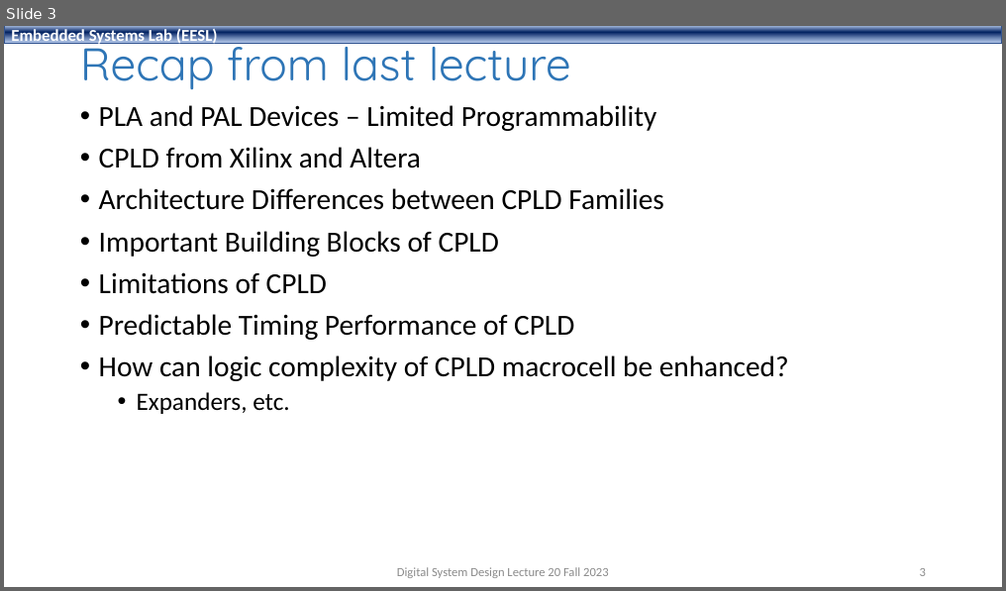
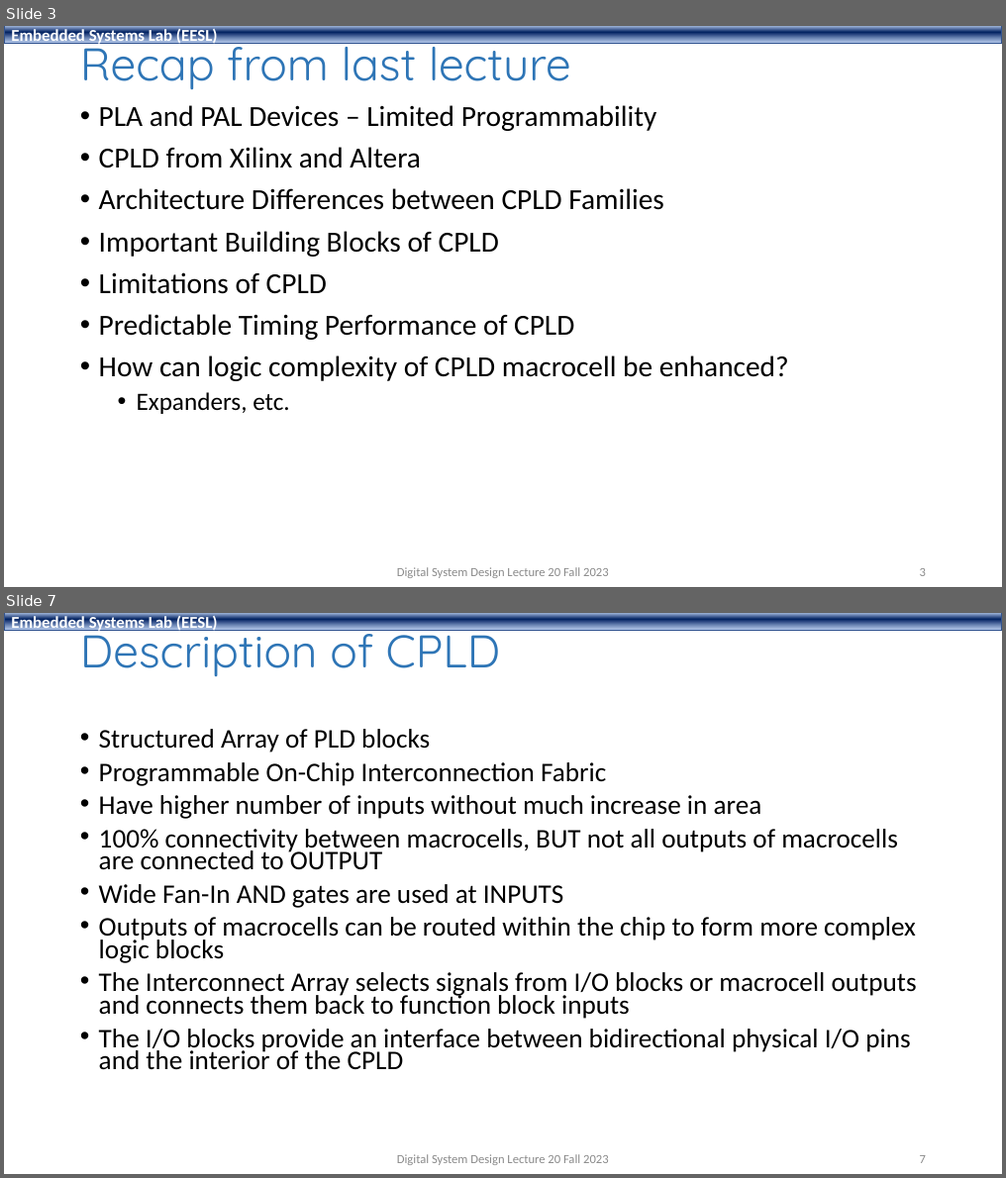
Before and after one commit to shahidmasud/shahidmasud.github.io, a slide deck: DSD_Lec20_Fall2023.ppsx. Shown one above the other, each under a label of ours: slide 3 before the commit, slides 3 and 7 after it; the slides between them are not shown. The pictures are 1006x591 and 1006x1178 pixels, drawn with LibreOffice and Linux fonts; fonts in the diff are those of the drawing; background and template pictures are left out. Boxes give left, top, right and bottom in pixels: in the first picture for what was removed or moved away, otherwise in the second. Text is boxed around its words. In the diff, an @@ line names an element or a change of style, - is before the commit and + after.

```diff
--- a/DSD_Lec20_Fall2023.ppsx
+++ b/DSD_Lec20_Fall2023.ppsx
@@ slide 7 added at (4,613,1002,1174), background #FFFFFF; not listed: 1 template element that a slide beside it also shows @@
@@ title added at (80,620,500,676), 44 pt, text #2E75B6 @@
+Description of CPLD
@@ text added at (99,729,917,1070), 25.9 pt, text #000000 @@
+• Structured Array of PLD blocks
+• Programmable On-Chip Interconnection Fabric
+• Have higher number of inputs without much increase in area
+• 100% connectivity between macrocells, BUT not all outputs of macrocells are connected to OUTPUT
+• Wide Fan-In AND gates are used at INPUTS
+• Outputs of macrocells can be routed within the chip to form more complex logic blocks
+• The Interconnect Array selects signals from I/O blocks or macrocell outputs and connects them back to function block inputs
+• The I/O blocks provide an interface between bidirectional physical I/O pins and the interior of the CPLD
@@ text added at (397,1155,608,1165), 12 pt, text #8C8C8C @@
+Digital System Design Lecture 20 Fall 2023
@@ page number added at (920,1156,926,1163), 12 pt, text #8C8C8C @@
+7
```
Also in this commit, not shown: 2 slides changed, 15 other slides added.
